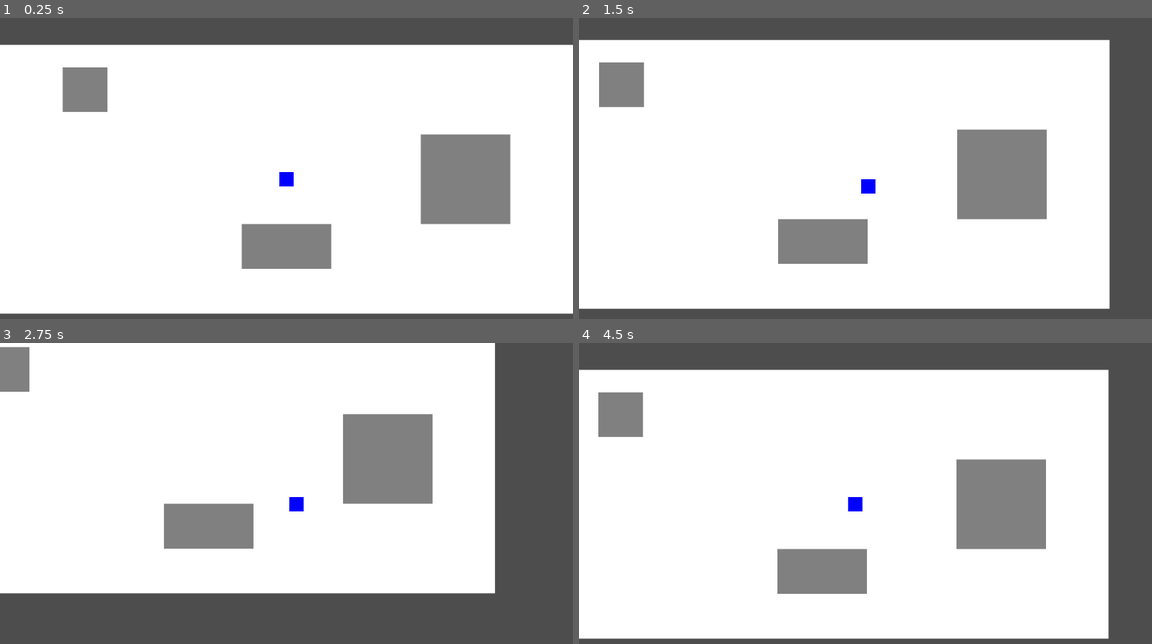
Above: before the commit, frames 1-4 (two rows, left to right).
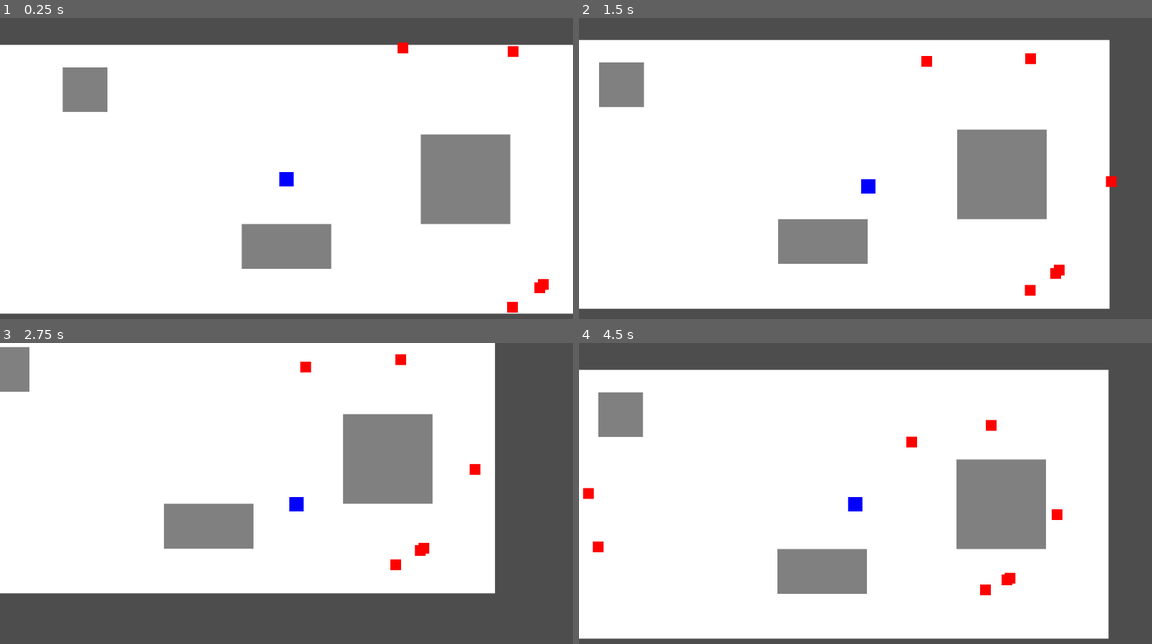
Above: after the commit, the same moments.

Repository: AbsurdEnterprises/ice-survivors-g
Game: Godot game, scene res://scenes/main.tscn
Same seed, same stepped clock (60 frames per second), same inputs: the game is played once before the commit and once after it.
Inputs:
- Up to frame 1 (0.25 s): no input
- Up to frame 2 (1.5 s): hold D (move_right) 0.53-1.28 s; hold S (move_down) from 1.28 s (still down)
- Up to frame 3 (2.75 s): release S (move_down) at 2.03 s; hold D (move_right) from 2.03 s (still down)
- Up to frame 4 (4.5 s): release D (move_right) at 2.78 s; hold W (move_up) 2.78-3.53 s; hold A (move_left) from 3.53 s (still down)

The runs differ from the first frame. In frame 1, 0.3% of the frame differs, in the area x 69-96%, y 8-99%; in frame 2, 0.4%; in frame 3, 0.4%; in frame 4, 0.5%, in the area x 0-85%, y 25-84%.

Commit message:
Phase 2: Enemy Pool and Spawning

Diff:
--- /dev/null
+++ b/scenes/enemy.tscn
@@ -0,0 +1,21 @@
+[gd_scene load_steps=3 format=3 uid="uid://dn2s4dfksm"]
+
+[ext_resource type="Script" path="res://scripts/enemy.gd" id="1_enemy"]
+
+[sub_resource type="RectangleShape2D" id="RectangleShape2D_enshp"]
+size = Vector2(24, 24)
+
+[node name="Enemy" type="CharacterBody2D" groups=["enemy"]]
+collision_layer = 2
+collision_mask = 5
+script = ExtResource("1_enemy")
+
+[node name="ColorRect" type="ColorRect" parent="."]
+offset_left = -12.0
+offset_top = -12.0
+offset_right = 12.0
+offset_bottom = 12.0
+color = Color(1, 0, 0, 1)
+
+[node name="CollisionShape2D" type="CollisionShape2D" parent="."]
+shape = SubResource("RectangleShape2D_enshp")
--- a/scenes/main.tscn
+++ b/scenes/main.tscn
@@ -2,6 +2,8 @@
 
 [ext_resource type="PackedScene" uid="uid://df7054h7s3mrx" path="res://scenes/player.tscn" id="1_44xxx"]
 [ext_resource type="Script" path="res://scripts/camera.gd" id="2_camera"]
+[ext_resource type="Script" path="res://scripts/enemy_pool.gd" id="3_pool"]
+[ext_resource type="Script" path="res://scripts/enemy_spawner.gd" id="4_spawn"]
 
 [node name="Main" type="Node2D"]
 
@@ -44,3 +46,11 @@
 
 [node name="Player" parent="." instance=ExtResource("1_44xxx")]
 position = Vector2(0, 0)
+
+[node name="EnemyPool" type="Node" parent="."]
+script = ExtResource("3_pool")
+
+[node name="EnemySpawner" type="Node" parent="."]
+script = ExtResource("4_spawn")
+pool_path = NodePath("../EnemyPool")
+player_path = NodePath("../Player")
--- /dev/null
+++ b/scripts/enemy.gd
@@ -0,0 +1,90 @@
+extends CharacterBody2D
+class_name Enemy
+
+var enemy_class: String = "fodder_01"
+var max_hp: float = 10.0
+var current_hp: float = 10.0
+var base_speed: float = 40.0
+var knockback_resistance: float = 1.0 # higher is more resistant
+var is_active: bool = false
+var damage: float = 5.0
+var xp_value: int = 1
+
+# erratic_02 specific
+var pause_timer: float = 0.0
+var moving: bool = true
+
+@onready var color_rect: ColorRect = $ColorRect
+@onready var collision_shape: CollisionShape2D = $CollisionShape2D
+
+var target: Node2D
+
+func _ready() -> void:
+    if get_tree().has_group("player"):
+        target = get_tree().get_nodes_in_group("player")[0]
+
+func activate(start_pos: Vector2, e_class: String, hp_mod: float, speed_mod: float) -> void:
+    global_position = start_pos
+    enemy_class = e_class
+    is_active = true
+    visible = true
+    set_physics_process(true)
+    $CollisionShape2D.set_deferred("disabled", false)
+
+    match enemy_class:
+        "fodder_01":
+            max_hp = 10.0 * hp_mod * 0.8
+            base_speed = 40.0 * speed_mod
+            damage = 5.0
+            xp_value = 1
+            color_rect.color = Color(1, 0, 0, 1) # Red
+            color_rect.size = Vector2(24, 24)
+            color_rect.position = Vector2(-12, -12)
+            collision_shape.shape.size = Vector2(24, 24)
+        "erratic_02":
+            max_hp = 15.0 * hp_mod * 1.0
+            base_speed = 55.0 * speed_mod
+            damage = 8.0
+            xp_value = 2
+            color_rect.color = Color(1, 0.5, 0, 1) # Orange
+            color_rect.size = Vector2(20, 20)
+            color_rect.position = Vector2(-10, -10)
+            collision_shape.shape.size = Vector2(20, 20)
+            pause_timer = randf_range(1.0, 3.0)
+            moving = true
+
+    current_hp = max_hp
+
+func deactivate() -> void:
+    is_active = false
+    visible = false
+    set_physics_process(false)
+    $CollisionShape2D.set_deferred("disabled", true)
+    global_position = Vector2(-9999, -9999)
+    if has_meta("pool"):
+        get_meta("pool").return_enemy(self)
+
+func _physics_process(delta: float) -> void:
+    if not is_active or not is_instance_valid(target):
+        return
+
+    var dir = (target.global_position - global_position).normalized()
+
+    if enemy_class == "erratic_02":
+        pause_timer -= delta
+        if pause_timer <= 0:
+            moving = !moving
+            if moving:
+                pause_timer = randf_range(1.0, 3.0)
+            else:
+                pause_timer = randf_range(0.5, 2.0)
+
+        if moving:
+            velocity = dir * base_speed
+        else:
+            velocity = Vector2.ZERO
+    else:
+        # Default behavior (fodder_01)
+        velocity = dir * base_speed
+
+    move_and_slide()
--- /dev/null
+++ b/scripts/enemy_pool.gd
@@ -0,0 +1,33 @@
+extends Node
+
+@export var enemy_scene: PackedScene
+var pool_size: int = 500
+var pool: Array[Node] = []
+var active_enemies: int = 0
+
+func _ready() -> void:
+    enemy_scene = preload("res://scenes/enemy.tscn")
+    for i in range(pool_size):
+        var enemy = enemy_scene.instantiate()
+        enemy.is_active = false
+        enemy.visible = false
+        enemy.set_physics_process(false)
+        if enemy.has_node("CollisionShape2D"):
+            enemy.get_node("CollisionShape2D").set_deferred("disabled", true)
+        enemy.global_position = Vector2(-9999, -9999)
+        # Store reference to the pool so it can return itself
+        enemy.set_meta("pool", self)
+        add_child(enemy)
+        pool.append(enemy)
+
+func get_enemy() -> Node:
+    if pool.is_empty():
+        return null
+    var enemy = pool.pop_back()
+    active_enemies += 1
+    return enemy
+
+func return_enemy(enemy: Node) -> void:
+    enemy.deactivate()
+    pool.append(enemy)
+    active_enemies -= 1
--- /dev/null
+++ b/scripts/enemy_spawner.gd
@@ -0,0 +1,97 @@
+extends Node
+
+@export var pool_path: NodePath
+var pool: Node
+
+@export var player_path: NodePath
+var player: Node2D
+
+var M_CAP: int = 500
+var B_S: float = 8.0
+var r: float = 0.12
+
+var time_elapsed: float = 0.0
+var spawn_timer: float = 0.0
+var spawn_interval: float = 0.5 # check twice a second
+
+func _ready() -> void:
+    if !pool_path.is_empty():
+        pool = get_node(pool_path)
+    if !player_path.is_empty():
+        player = get_node(player_path)
+
+func _process(delta: float) -> void:
+    if not is_instance_valid(player) or not is_instance_valid(pool):
+        return
+
+    time_elapsed += delta
+    spawn_timer -= delta
+    if spawn_timer <= 0:
+        spawn_timer = spawn_interval
+        do_spawn_cycle()
+
+func get_surge(t_min: float) -> int:
+    var s = 0
+    if t_min >= 5.0 and t_min < 5.16: s += 40
+    if t_min >= 10.0 and t_min < 10.16: s += 80
+    if t_min >= 15.0 and t_min < 15.16: s += 120
+    if t_min >= 20.0 and t_min < 20.16: s += 160
+    if t_min >= 25.0 and t_min < 25.16: s += 200
+    return s
+
+func do_spawn_cycle() -> void:
+    var t_min = time_elapsed / 60.0
+    if t_min >= 30.0:
+        return # Boss phase, stop standard spawns
+
+    var surge = get_surge(t_min)
+    var target_count = min(M_CAP, floor(B_S * pow(1.0 + r, t_min) + surge))
+
+    var n_to_spawn = target_count - pool.active_enemies
+
+    # Let's cap spawns per tick to avoid framedrops
+    n_to_spawn = min(n_to_spawn, 20)
+
+    for i in range(n_to_spawn):
+        var enemy = pool.get_enemy()
+        if enemy == null:
+            break
+
+        spawn_enemy(enemy, t_min)
+
+func spawn_enemy(enemy: Node, t_min: float) -> void:
+    var vp = get_viewport().get_visible_rect().size
+    var hw = vp.x / 2.0
+    var hh = vp.y / 2.0
+    var theta = randf() * TAU
+
+    var spawn_x = player.global_position.x + (hw + 64) * cos(theta)
+    var spawn_y = player.global_position.y + (hh + 64) * sin(theta)
+
+    # Stage 1 vertical constraint: clamped Y
+    spawn_y = clamp(spawn_y, -300.0, 300.0)
+
+    # HP and speed scaling
+    var hp_mod = 1.0 + (t_min * 0.15)
+    var speed_mod = 1.0 + (t_min * 0.02)
+
+    # Class composition by time
+    var e_class = get_random_class(t_min)
+
+    enemy.activate(Vector2(spawn_x, spawn_y), e_class, hp_mod, speed_mod)
+
+func get_random_class(t_min: float) -> String:
+    var roll = randf()
+    if t_min < 3.0:
+        return "fodder_01"
+    elif t_min < 7.0:
+        if roll < 0.60: return "fodder_01"
+        return "erratic_02"
+    elif t_min < 12.0:
+        if roll < 0.40: return "fodder_01"
+        elif roll < 0.70: return "erratic_02"
+        return "fodder_01" # TODO: tank and ranged not added yet
+    else:
+        # Fallback for now until others are added
+        if roll < 0.50: return "fodder_01"
+        return "erratic_02"
Not shown, changed: .DS_Store
